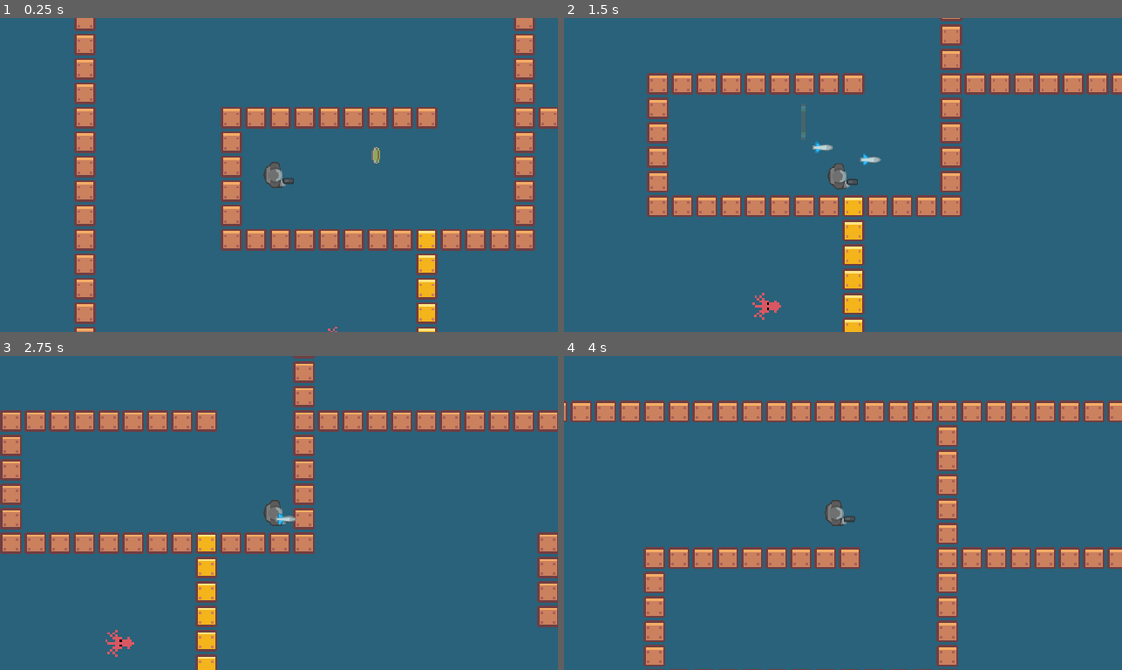
Above: before the commit, frames 1-4 (two rows, left to right).
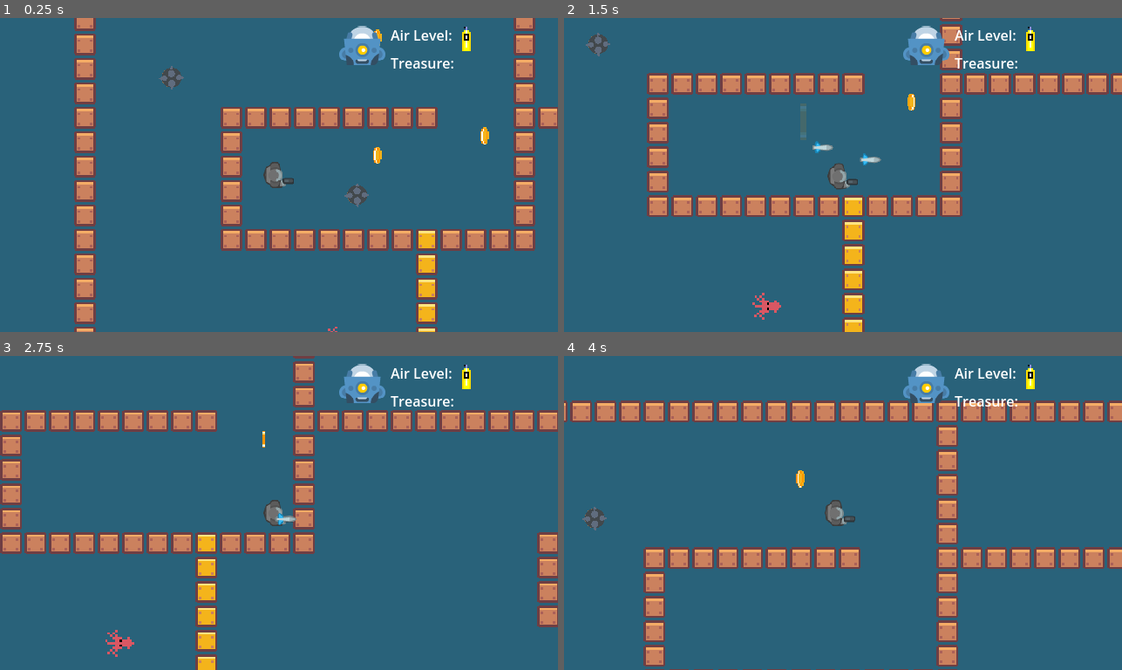
Above: after the commit, the same moments.

Repository: ironmonkeyking85/Kraken-s-Treasure
Game: Godot game, scene res://Scenes/Main.tscn
Two runs of this game, one before a commit and one after it. Both use one fixed random seed, a clock stepped at 60 frames per second and the inputs below.
Inputs:
- Up to frame 1 (0.25 s): no input
- Up to frame 2 (1.5 s): hold D (Right) 0.53-1.28 s; hold Space (Shoot) 0.53-1.28 s; hold S (Down) from 1.28 s (still down); tap Space (Shoot) at 1.35 s
- Up to frame 3 (2.75 s): release S (Down) at 2.03 s; hold D (Right) from 2.03 s (still down); hold Space (Shoot) from 2.03 s (still down)
- Up to frame 4 (4 s): release D (Right) at 2.78 s; release Space (Shoot) at 2.78 s; hold W (Up) 2.78-3.53 s; tap Space (Shoot) at 2.85 s; hold A (Left) from 3.53 s (still down); hold Space (Shoot) from 3.53 s (still down)

The runs differ from the first frame. In frame 1, 1.7% of the frame differs, in the area x 28-88%, y 2-61%; in frame 2, 1.4%; in frame 3, 1.1%; in frame 4, 1.4%.

Commit message:
hazards and collisions

Diff:
--- a/Scenes/Main.tscn
+++ b/Scenes/Main.tscn
@@ -10,6 +10,7 @@
 [ext_resource type="PackedScene" uid="uid://d4jt270msjc1a" path="res://Scenes/sea_mine.tscn" id="7_8vm6u"]
 [ext_resource type="PackedScene" uid="uid://dfv8d5by4efgo" path="res://Scenes/gold_coin.tscn" id="8_a4lnq"]
 [ext_resource type="PackedScene" uid="uid://bp172cp8agdwt" path="res://Scenes/treasure_chest.tscn" id="9_hcqwk"]
+[ext_resource type="PackedScene" uid="uid://du7b5lb5lhk31" path="res://Scenes/hud.tscn" id="11_1dlnf"]
 
 [sub_resource type="TileSetAtlasSource" id="TileSetAtlasSource_810jy"]
 texture = ExtResource("4_dwla1")
@@ -652,11 +653,20 @@
 script = ExtResource("5_yx5k5")
 
 [node name="SeaMine" parent="." instance=ExtResource("7_8vm6u")]
+position = Vector2(-408, -168)
+
+[node name="SeaMine2" parent="." instance=ExtResource("7_8vm6u")]
+position = Vector2(-560, -264)
 
 [node name="GoldCoin" parent="." instance=ExtResource("8_a4lnq")]
 position = Vector2(-392, -200)
 
+[node name="GoldCoin2" parent="." instance=ExtResource("8_a4lnq")]
+position = Vector2(-304, -216)
+
+[node name="GoldCoin3" parent="." instance=ExtResource("8_a4lnq")]
+position = Vector2(-392, -296)
+
 [node name="TreasureChest" parent="." instance=ExtResource("9_hcqwk")]
-visible = false
-
-[node name="CanvasLayer" type="CanvasLayer" parent="."]
+
+[node name="HUD" parent="." instance=ExtResource("11_1dlnf")]
--- a/Scenes/gold_coin.tscn
+++ b/Scenes/gold_coin.tscn
@@ -4,110 +4,7 @@
 [ext_resource type="Texture2D" uid="uid://o87ho0215jm4" path="res://Assets/Interactables/Gold coin.png" id="2_mx02c"]
 
 [sub_resource type="CircleShape2D" id="CircleShape2D_fdknv"]
-radius = 7.0
-
-[sub_resource type="Animation" id="Animation_yah1t"]
-length = 0.001
-tracks/0/type = "value"
-tracks/0/imported = false
-tracks/0/enabled = true
-tracks/0/path = NodePath("Sprite2D:frame")
-tracks/0/interp = 1
-tracks/0/loop_wrap = true
-tracks/0/keys = {
-"times": PackedFloat32Array(0),
-"transitions": PackedFloat32Array(1),
-"update": 1,
-"values": [1]
-}
-tracks/1/type = "value"
-tracks/1/imported = false
-tracks/1/enabled = true
-tracks/1/path = NodePath("Sprite2D:scale")
-tracks/1/interp = 1
-tracks/1/loop_wrap = true
-tracks/1/keys = {
-"times": PackedFloat32Array(0),
-"transitions": PackedFloat32Array(1),
-"update": 0,
-"values": [Vector2(1.5, 1.5)]
-}
-tracks/2/type = "value"
-tracks/2/imported = false
-tracks/2/enabled = true
-tracks/2/path = NodePath("Sprite2D:self_modulate")
-tracks/2/interp = 1
-tracks/2/loop_wrap = true
-tracks/2/keys = {
-"times": PackedFloat32Array(0),
-"transitions": PackedFloat32Array(1),
-"update": 0,
-"values": [Color(1, 1, 1, 0.486275)]
-}
-tracks/3/type = "value"
-tracks/3/imported = false
-tracks/3/enabled = true
-tracks/3/path = NodePath("CoinPickUp/CollisionShape2D:disabled")
-tracks/3/interp = 1
-tracks/3/loop_wrap = true
-tracks/3/keys = {
-"times": PackedFloat32Array(0),
-"transitions": PackedFloat32Array(1),
-"update": 1,
-"values": [true]
-}
-
-[sub_resource type="Animation" id="Animation_s4em1"]
-resource_name = "Coin_picked_up"
-length = 0.7
-tracks/0/type = "value"
-tracks/0/imported = false
-tracks/0/enabled = true
-tracks/0/path = NodePath("Sprite2D:frame")
-tracks/0/interp = 1
-tracks/0/loop_wrap = true
-tracks/0/keys = {
-"times": PackedFloat32Array(0, 0.2, 0.4, 0.6),
-"transitions": PackedFloat32Array(1, 1, 1, 1),
-"update": 1,
-"values": [0, 1, 2, 3]
-}
-tracks/1/type = "value"
-tracks/1/imported = false
-tracks/1/enabled = true
-tracks/1/path = NodePath("Sprite2D:scale")
-tracks/1/interp = 1
-tracks/1/loop_wrap = true
-tracks/1/keys = {
-"times": PackedFloat32Array(0, 0.2, 0.4, 0.6),
-"transitions": PackedFloat32Array(1, 1, 1, 1),
-"update": 0,
-"values": [Vector2(1.5, 1.5), Vector2(1.7, 1.7), Vector2(2, 2), Vector2(2.5, 2.5)]
-}
-tracks/2/type = "value"
-tracks/2/imported = false
-tracks/2/enabled = true
-tracks/2/path = NodePath("Sprite2D:self_modulate")
-tracks/2/interp = 1
-tracks/2/loop_wrap = true
-tracks/2/keys = {
-"times": PackedFloat32Array(0, 0.2, 0.4, 0.6),
-"transitions": PackedFloat32Array(1, 1, 1, 1),
-"update": 0,
-"values": [Color(1, 1, 1, 0.827451), Color(1, 1, 1, 0.486275), Color(1, 1, 1, 0.211765), Color(1, 1, 1, 0)]
-}
-tracks/3/type = "value"
-tracks/3/imported = false
-tracks/3/enabled = true
-tracks/3/path = NodePath("CoinPickUp/CollisionShape2D:disabled")
-tracks/3/interp = 1
-tracks/3/loop_wrap = true
-tracks/3/keys = {
-"times": PackedFloat32Array(0, 0.6),
-"transitions": PackedFloat32Array(1, 1),
-"update": 1,
-"values": [true, true]
-}
+radius = 9.0
 
 [sub_resource type="Animation" id="Animation_f8kiy"]
 resource_name = "Coin_idle"
@@ -149,6 +46,121 @@
 "update": 0,
 "values": [Vector2(1, 1), Vector2(1, 1)]
 }
+tracks/3/type = "value"
+tracks/3/imported = false
+tracks/3/enabled = true
+tracks/3/path = NodePath("Sprite2D:self_modulate")
+tracks/3/interp = 1
+tracks/3/loop_wrap = true
+tracks/3/keys = {
+"times": PackedFloat32Array(0, 1.5),
+"transitions": PackedFloat32Array(1, 1),
+"update": 0,
+"values": [Color(1, 1, 1, 1), Color(1, 1, 1, 1)]
+}
+
+[sub_resource type="Animation" id="Animation_s4em1"]
+resource_name = "Coin_picked_up"
+length = 0.7
+tracks/0/type = "value"
+tracks/0/imported = false
+tracks/0/enabled = true
+tracks/0/path = NodePath("Sprite2D:frame")
+tracks/0/interp = 1
+tracks/0/loop_wrap = true
+tracks/0/keys = {
+"times": PackedFloat32Array(0, 0.2, 0.4, 0.6),
+"transitions": PackedFloat32Array(1, 1, 1, 1),
+"update": 1,
+"values": [0, 1, 2, 3]
+}
+tracks/1/type = "value"
+tracks/1/imported = false
+tracks/1/enabled = true
+tracks/1/path = NodePath("Sprite2D:scale")
+tracks/1/interp = 1
+tracks/1/loop_wrap = true
+tracks/1/keys = {
+"times": PackedFloat32Array(0, 0.2, 0.4, 0.6),
+"transitions": PackedFloat32Array(1, 1, 1, 1),
+"update": 0,
+"values": [Vector2(1.5, 1.5), Vector2(1.7, 1.7), Vector2(2, 2), Vector2(2.5, 2.5)]
+}
+tracks/2/type = "value"
+tracks/2/imported = false
+tracks/2/enabled = true
+tracks/2/path = NodePath("CoinPickUp/CollisionShape2D:disabled")
+tracks/2/interp = 1
+tracks/2/loop_wrap = true
+tracks/2/keys = {
+"times": PackedFloat32Array(0, 0.6),
+"transitions": PackedFloat32Array(1, 1),
+"update": 1,
+"values": [true, true]
+}
+tracks/3/type = "value"
+tracks/3/imported = false
+tracks/3/enabled = true
+tracks/3/path = NodePath("Sprite2D:self_modulate")
+tracks/3/interp = 1
+tracks/3/loop_wrap = true
+tracks/3/keys = {
+"times": PackedFloat32Array(0, 0.2, 0.4, 0.6),
+"transitions": PackedFloat32Array(1, 1, 1, 1),
+"update": 0,
+"values": [Color(1, 1, 1, 0.572549), Color(1, 1, 1, 0.392157), Color(1, 1, 1, 0.188235), Color(1, 1, 1, 0)]
+}
+
+[sub_resource type="Animation" id="Animation_yah1t"]
+length = 0.001
+tracks/0/type = "value"
+tracks/0/imported = false
+tracks/0/enabled = true
+tracks/0/path = NodePath("Sprite2D:frame")
+tracks/0/interp = 1
+tracks/0/loop_wrap = true
+tracks/0/keys = {
+"times": PackedFloat32Array(0),
+"transitions": PackedFloat32Array(1),
+"update": 1,
+"values": [1]
+}
+tracks/1/type = "value"
+tracks/1/imported = false
+tracks/1/enabled = true
+tracks/1/path = NodePath("Sprite2D:scale")
+tracks/1/interp = 1
+tracks/1/loop_wrap = true
+tracks/1/keys = {
+"times": PackedFloat32Array(0),
+"transitions": PackedFloat32Array(1),
+"update": 0,
+"values": [Vector2(1.5, 1.5)]
+}
+tracks/2/type = "value"
+tracks/2/imported = false
+tracks/2/enabled = true
+tracks/2/path = NodePath("CoinPickUp/CollisionShape2D:disabled")
+tracks/2/interp = 1
+tracks/2/loop_wrap = true
+tracks/2/keys = {
+"times": PackedFloat32Array(0),
+"transitions": PackedFloat32Array(1),
+"update": 1,
+"values": [true]
+}
+tracks/3/type = "value"
+tracks/3/imported = false
+tracks/3/enabled = true
+tracks/3/path = NodePath("Sprite2D:self_modulate")
+tracks/3/interp = 1
+tracks/3/loop_wrap = true
+tracks/3/keys = {
+"times": PackedFloat32Array(0),
+"transitions": PackedFloat32Array(1),
+"update": 0,
+"values": [Color(1, 1, 1, 0.392157)]
+}
 
 [sub_resource type="AnimationLibrary" id="AnimationLibrary_q5c4d"]
 _data = {
@@ -161,17 +173,12 @@
 script = ExtResource("1_aa6c6")
 
 [node name="CoinPickUp" type="Area2D" parent="."]
+collision_layer = 8
+collision_mask = 2
 
 [node name="CollisionShape2D" type="CollisionShape2D" parent="CoinPickUp"]
 shape = SubResource("CircleShape2D_fdknv")
 disabled = true
-
-[node name="Sprite2D" type="Sprite2D" parent="."]
-self_modulate = Color(1, 1, 1, 0.486275)
-scale = Vector2(1.5, 1.5)
-texture = ExtResource("2_mx02c")
-hframes = 4
-frame = 1
 
 [node name="AnimationPlayer" type="AnimationPlayer" parent="."]
 autoplay = "Coin_idle"
@@ -179,6 +186,14 @@
 "": SubResource("AnimationLibrary_q5c4d")
 }
 
+[node name="Sprite2D" type="Sprite2D" parent="."]
+self_modulate = Color(1, 1, 1, 0.392157)
+scale = Vector2(1.5, 1.5)
+texture = ExtResource("2_mx02c")
+hframes = 5
+frame = 1
+
 [node name="AudioStreamPlayer2D" type="AudioStreamPlayer2D" parent="."]
+position = Vector2(-1, 0)
 
 [connection signal="body_entered" from="CoinPickUp" to="." method="_on_coin_pick_up_body_entered"]
--- a/Scenes/hud.tscn
+++ b/Scenes/hud.tscn
@@ -1,6 +1,38 @@
-[gd_scene load_steps=2 format=3 uid="uid://du7b5lb5lhk31"]
+[gd_scene load_steps=4 format=3 uid="uid://du7b5lb5lhk31"]
 
 [ext_resource type="Script" path="res://Scripts/hud.gd" id="1_f8gkf"]
+[ext_resource type="Texture2D" uid="uid://ihj0tnj2owws" path="res://Assets/Player/head.png" id="2_5wj1k"]
+[ext_resource type="Texture2D" uid="uid://jvkylmi6uuhe" path="res://Assets/Interactables/scuba tank.png" id="3_re0h5"]
 
 [node name="HUD" type="CanvasLayer"]
 script = ExtResource("1_f8gkf")
+
+[node name="HBoxContainer" type="HBoxContainer" parent="."]
+grow_horizontal = 2
+grow_vertical = 2
+
+[node name="AirTank" type="Sprite2D" parent="HBoxContainer"]
+position = Vector2(536, 24)
+scale = Vector2(2, 2)
+texture = ExtResource("3_re0h5")
+hframes = 4
+frame = 3
+
+[node name="Head" type="Sprite2D" parent="HBoxContainer"]
+position = Vector2(416, 32)
+texture = ExtResource("2_5wj1k")
+
+[node name="Airlevel" type="Label" parent="."]
+offset_left = 448.0
+offset_top = 8.0
+offset_right = 519.0
+offset_bottom = 34.0
+size_flags_horizontal = 8
+text = "Air Level:"
+
+[node name="Treasure" type="Label" parent="."]
+offset_left = 448.0
+offset_top = 40.0
+offset_right = 526.0
+offset_bottom = 66.0
+text = "Treasure:"
--- a/Scenes/player.tscn
+++ b/Scenes/player.tscn
@@ -44,6 +44,8 @@
 
 [node name="Player" type="CharacterBody2D"]
 scale = Vector2(0.5, 0.5)
+collision_layer = 2
+collision_mask = 45
 up_direction = Vector2(0, 1)
 slide_on_ceiling = false
 script = ExtResource("1_00ytg")
@@ -69,8 +71,8 @@
 [node name="Action_timer" type="Timer" parent="."]
 
 [node name="Hitbox" type="Area2D" parent="."]
+collision_layer = 2
+collision_mask = 44
 
 [node name="CollisionShape2D" type="CollisionShape2D" parent="Hitbox"]
 shape = SubResource("CircleShape2D_rf107")
-
-[connection signal="body_entered" from="Hitbox" to="." method="_on_hitbox_body_entered"]
--- a/Scenes/sea_mine.tscn
+++ b/Scenes/sea_mine.tscn
@@ -17,22 +17,34 @@
 "Idle": SubResource("Animation_vifcw")
 }
 
-[node name="SeaMine" type="Node2D"]
+[sub_resource type="CircleShape2D" id="CircleShape2D_wpt7f"]
+
+[node name="SeaMine" type="Node2D" groups=["Hazards"]]
 script = ExtResource("1_1ylcm")
 
-[node name="Sprite2D" type="Sprite2D" parent="."]
+[node name="Hitbox" type="Area2D" parent="." groups=["Hazards"]]
+collision_layer = 32
+collision_mask = 18
+
+[node name="CollisionShape2D" type="CollisionShape2D" parent="Hitbox"]
+shape = SubResource("CircleShape2D_xhqix")
+
+[node name="Sprite2D" type="Sprite2D" parent="Hitbox"]
 position = Vector2(0, 2)
 scale = Vector2(0.2, 0.2)
 texture = ExtResource("2_1tmon")
-
-[node name="Hitbox" type="Area2D" parent="."]
-
-[node name="CollisionShape2D" type="CollisionShape2D" parent="Hitbox"]
-shape = SubResource("CircleShape2D_xhqix")
 
 [node name="AnimationPlayer" type="AnimationPlayer" parent="."]
 libraries = {
 "": SubResource("AnimationLibrary_oo1br")
 }
 
+[node name="Hurtbox" type="Area2D" parent="." groups=["Hazards"]]
+collision_layer = 32
+collision_mask = 16
+
+[node name="CollisionShape2D" type="CollisionShape2D" parent="Hurtbox"]
+shape = SubResource("CircleShape2D_wpt7f")
+
 [connection signal="body_entered" from="Hitbox" to="." method="_on_hitbox_body_entered"]
+[connection signal="area_entered" from="Hurtbox" to="." method="_on_hurtbox_area_entered"]
--- a/Scenes/squid.tscn
+++ b/Scenes/squid.tscn
@@ -3,40 +3,46 @@
 [ext_resource type="Script" path="res://Scripts/squid.gd" id="1_c03dy"]
 [ext_resource type="Texture2D" uid="uid://3lppmggxbe1t" path="res://Assets/Enemies/level one/Squid.png" id="1_iasge"]
 
-[sub_resource type="CircleShape2D" id="CircleShape2D_7wpun"]
-radius = 5.38516
-
-[sub_resource type="CircleShape2D" id="CircleShape2D_a37xc"]
-radius = 7.07107
+[sub_resource type="CircleShape2D" id="CircleShape2D_khv7s"]
+radius = 4.0
 
 [sub_resource type="CircleShape2D" id="CircleShape2D_2krei"]
 radius = 8.0
 
+[sub_resource type="CircleShape2D" id="CircleShape2D_v5266"]
+radius = 8.0
+
 [node name="Squid" type="CharacterBody2D" groups=["Enemy"]]
 collision_layer = 4
-collision_mask = 18
+collision_mask = 19
 script = ExtResource("1_c03dy")
+
+[node name="CollisionShape2D" type="CollisionShape2D" parent="."]
+position = Vector2(0, -1)
+shape = SubResource("CircleShape2D_khv7s")
 
 [node name="Sprite2D" type="Sprite2D" parent="."]
 texture = ExtResource("1_iasge")
-
-[node name="CollisionShape2D" type="CollisionShape2D" parent="."]
-shape = SubResource("CircleShape2D_7wpun")
-debug_color = Color(0.596078, 0.545098, 0.0901961, 0.419608)
-
-[node name="Hitbox" type="Area2D" parent="."]
-
-[node name="CollisionShape2D" type="CollisionShape2D" parent="Hitbox"]
-shape = SubResource("CircleShape2D_a37xc")
-debug_color = Color(0.905882, 0.113725, 0.686275, 0.419608)
 
 [node name="Hurtbox" type="Area2D" parent="." groups=["Enemy"]]
 collision_layer = 4
 collision_mask = 16
 
 [node name="CollisionShape2D" type="CollisionShape2D" parent="Hurtbox"]
+position = Vector2(0, -1)
 shape = SubResource("CircleShape2D_2krei")
 
 [node name="AnimationPlayer" type="AnimationPlayer" parent="."]
 
+[node name="Hitbox" type="Area2D" parent="." groups=["Enemy"]]
+position = Vector2(26, -11)
+collision_layer = 4
+collision_mask = 2
+
+[node name="CollisionShape2D" type="CollisionShape2D" parent="Hitbox"]
+position = Vector2(-26, 10)
+shape = SubResource("CircleShape2D_v5266")
+debug_color = Color(0.8, 0.27451, 0.796078, 0.419608)
+
 [connection signal="area_entered" from="Hurtbox" to="." method="_on_hurtbox_area_entered"]
+[connection signal="body_entered" from="Hitbox" to="." method="_on_hitbox_body_entered"]
--- a/Scripts/gold_coin.gd
+++ b/Scripts/gold_coin.gd
@@ -8,6 +8,7 @@
 func _on_coin_pick_up_body_entered(body):
 	if body.name == "Player":
 		Globals.gold_coins += 1
+		print(Globals.gold_coins)
 		$AnimationPlayer.play("Coin_picked_up")
 		await $AnimationPlayer.animation_finished
 		queue_free()
--- a/Scripts/player.gd
+++ b/Scripts/player.gd
@@ -48,11 +48,18 @@
 
 
 func _physics_process(delta: float)-> void:
-	pass
+	if health <= 0:
+		get_tree().reload_current_scene()
 
-func _on_hitbox_body_entered(body):
-	if is_in_group("Enemy"):
+
+func _on_hitbox_area_entered(area):
+	if area.is_in_group("Enemy"):
 		health -= 25
-		print("player health")
-	if health == 0:
+		print(health)
+
+	if area.is_in_group("Hazards"):
+		health -= 50
+		print(health)
+
+	if health <= 0:
 		get_tree().reload_current_scene()
--- a/Scripts/player_projectile.gd
+++ b/Scripts/player_projectile.gd
@@ -17,6 +17,10 @@
 		queue_free()
 
 
+
+
 func _on_projectile_collision_area_entered(area):
 	if area.is_in_group("Enemy"):
 		queue_free()
+	if area.is_in_group("Hazards"):
+		queue_free()
--- a/Scripts/sea_mine.gd
+++ b/Scripts/sea_mine.gd
@@ -1,6 +1,6 @@
 extends Node2D
 
-
+@export var health = Globals.enemy_health
 # Called when the node enters the scene tree for the first time.
 func _ready():
 	pass # Replace with function body.
@@ -19,3 +19,11 @@
 		$AnimationPlayer.play("Detonate")
 		await $AnimationPlayer.animation_finished
 		queue_free()
+
+
+
+
+func _on_hurtbox_area_entered(area):
+	if area.name == "ProjectileCollision":
+		health -= 1
+		queue_free()
--- a/Scripts/squid.gd
+++ b/Scripts/squid.gd
@@ -2,17 +2,13 @@
 
 @export var speed = 500
 @export var health = Globals.enemy_health
+
 
 func _process(delta) -> void:
 
 	move_and_slide()
 
 
-
-
-
 func _on_hurtbox_area_entered(area):
 	if area.name == "ProjectileCollision":
-		health -= 1
-		print(health)
 		queue_free()
--- a/project.godot
+++ b/project.godot
@@ -65,6 +65,7 @@
 2d_physics/layer_3="Enemy"
 2d_physics/layer_4="Pick ups"
 2d_physics/layer_5="Player Projectile"
+2d_physics/layer_6="Level Hazards"
 
 [rendering]
 
Binary file added: Assets/Player/head.png
Not shown, added: Assets/Player/head.png.import
Binary file changed: Assets/interactables/Gold coin.png
Not shown: 1 places in Scenes/Main.tscn that only renumber resources
Not shown: 1 places in Scenes/sea_mine.tscn that only renumber resources
Binary file added: UI/In-game HUD/Kenney Bold.ttf
Not shown, added: UI/In-game HUD/Kenney Bold.ttf.import
Binary file added: UI/In-game HUD/Kenney Mini.ttf
Not shown, added: UI/In-game HUD/Kenney Mini.ttf.import
